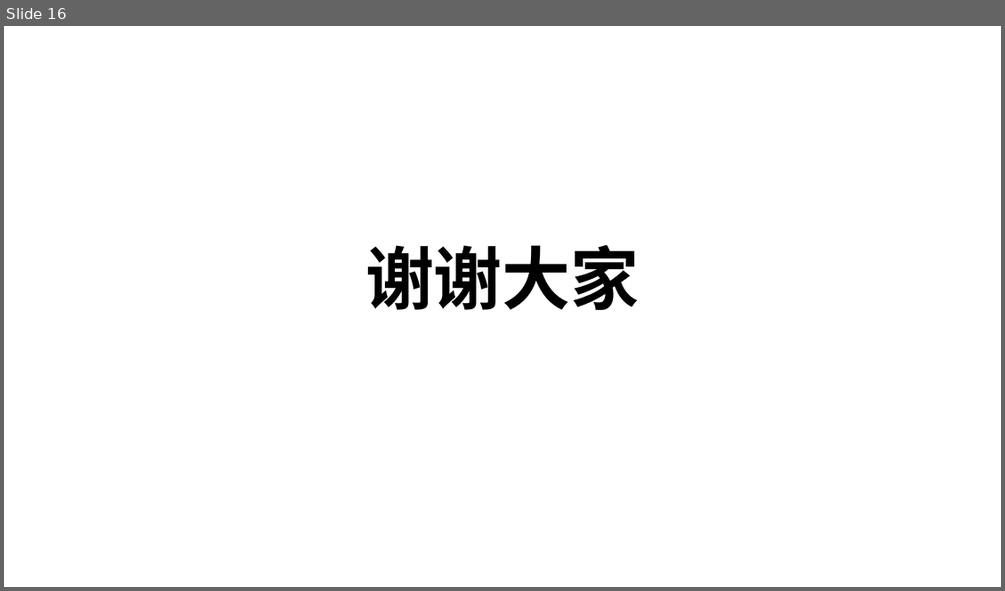
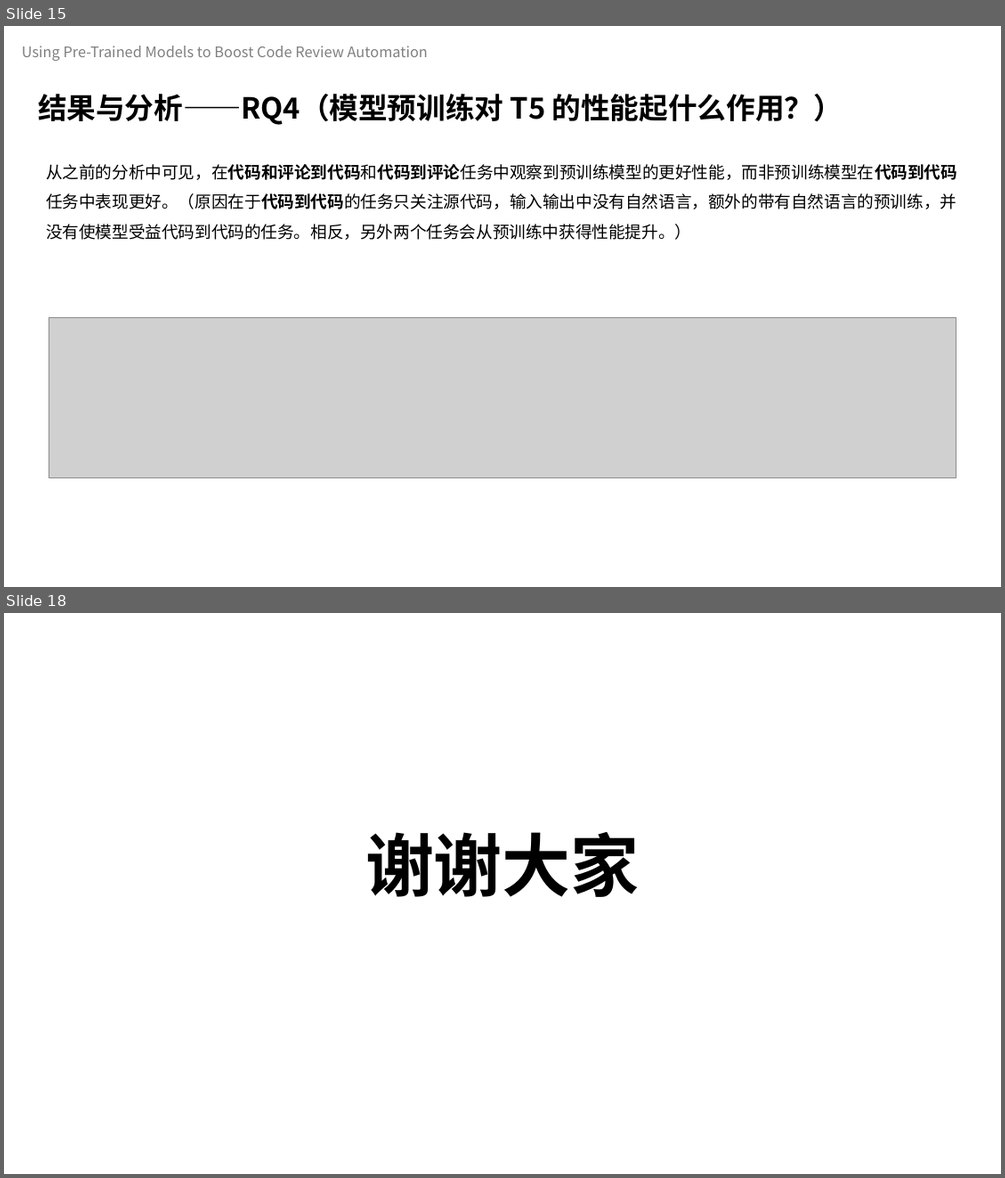
Before and after one commit to celeste-lingshi/Celeste, a slide deck: 汇报/软件测试展示_222126_项桂巳雨.pptx. Shown one above the other, each under a label of ours: slide 16 before the commit, slides 15 and 18 after it; the slides between them are not shown. The pictures are 1005x591 and 1005x1178 pixels, drawn with LibreOffice and Linux fonts; fonts in the diff are those of the drawing; grey boxes stand for pictures. Boxes give left, top, right and bottom in pixels: in the first picture for what was removed or moved away, otherwise in the second. Text is boxed around its words. In the diff, an @@ line names an element or a change of style, - is before the commit and + after.

```diff
--- a/汇报/软件测试展示_222126_项桂巳雨.pptx
+++ b/汇报/软件测试展示_222126_项桂巳雨.pptx
@@ slide 15 added at [4,26,1001,587], background #FFFFFF @@
@@ text added at [22,46,428,61], 14 pt, text #808080 @@
+Using Pre-Trained Models to Boost Code Review Automation
@@ text added at [38,94,842,125], 28 pt, text #000000, bold @@
+结果与分析——RQ4（模型预训练对 T5 的性能起什么作用？）
@@ text added at [46,164,957,240], 16 pt, text #000000 @@
+从之前的分析中可见，在代码和评论到代码和代码到评论任务中观察到预训练模型的更好性能，而非预训练模型在代码到代码任务中表现更好。（原因在于代码到代码的任务只关注源代码，输入输出中没有自然语言，额外的带有自然语言的预训练，并没有使模型受益代码到代码的任务。相反，另外两个任务会从预训练中获得性能提升。）
@@ picture added at [48,318,956,478] @@
@@ what was slide 16 is now slide 18 @@
```
Also in this commit, not shown: 4 slides changed, 1 other slide added.
